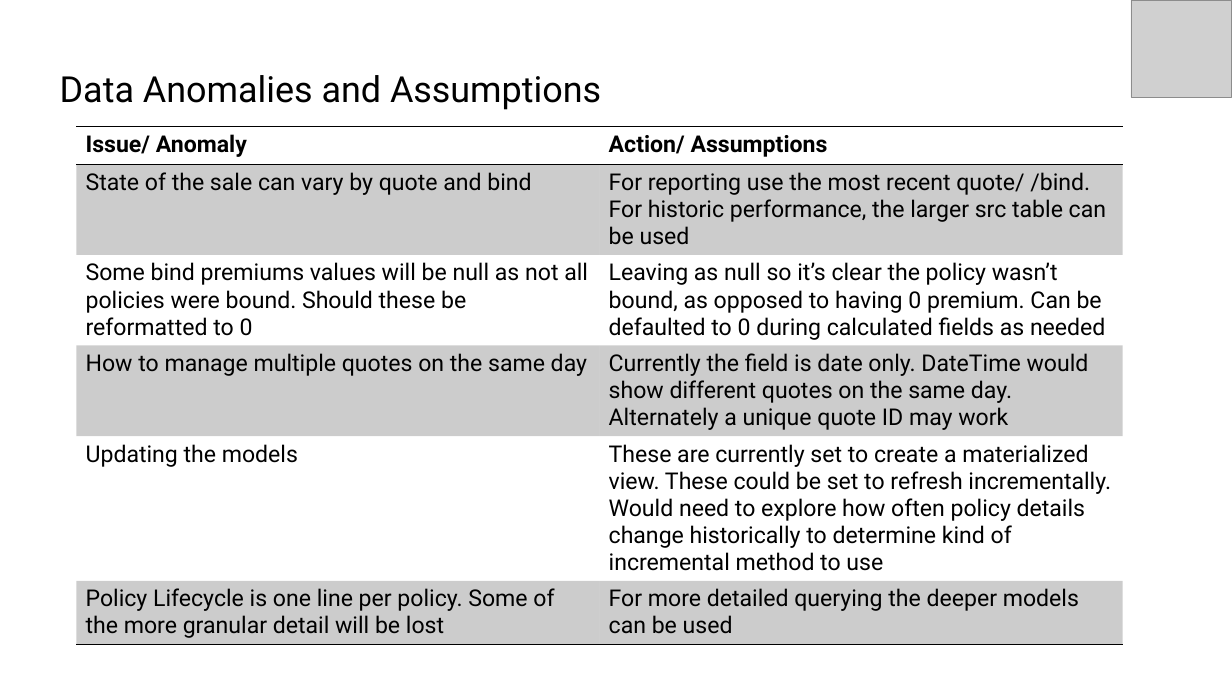
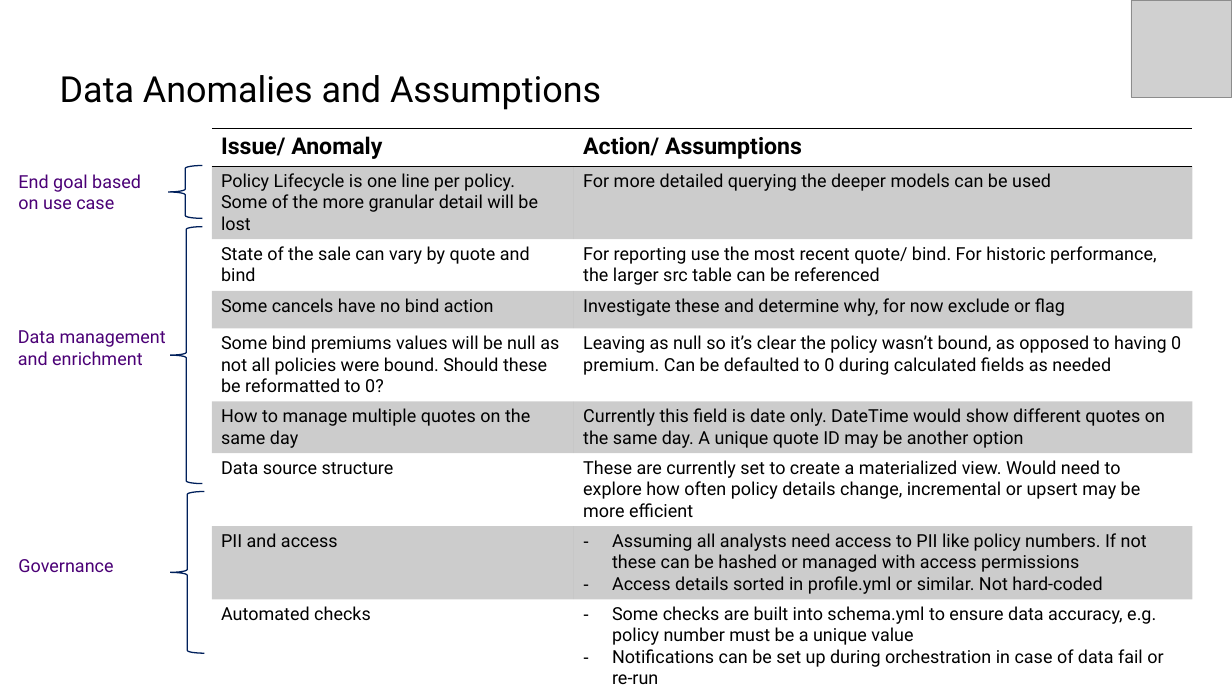
Before and after one commit to C-Monsta/IAG-Take-Home-Test, a slide deck: slide 5 of IAG Take Home Exercise.pptx (slide 8 before the commit). Drawn at 1232x693 pixels with LibreOffice and Linux fonts; fonts in the diff are those of the drawing; grey boxes stand for pictures. Boxes give left, top, right and bottom in pixels: in the first picture for what was removed or moved away, otherwise in the second. Text is boxed around its words. In the diff, an @@ line names an element or a change of style, - is before the commit and + after.

Commit message:
Add dbt SQL models and project files

```diff
--- a/IAG Take Home Exercise.pptx
+++ b/IAG Take Home Exercise.pptx
@@ table at [212,128,1192,688] @@
-row 2: State of the sale can vary by quote and bind | For reporting use the most recent quote/ /bind. For historic performance, the larger src table can be used
-row 3: Some bind premiums values will be null as not all policies were bound. Should these be reformatted to 0 | Leaving as null so it’s clear the policy wasn’t bound, as opposed to having 0 premium. Can be defaulted to 0 during calculated fields as needed
-row 4: How to manage multiple quotes on the same day | Currently the field is date only. DateTime would show different quotes on the same day. Alternately a unique quote ID may work
-row 5: Updating the models | These are currently set to create a materialized view. These could be set to refresh incrementally. Would need to explore how often policy details change historically to determine kind of incremental method to use
+row 3: State of the sale can vary by quote and bind | For reporting use the most recent quote/ bind. For historic performance, the larger src table can be referenced
+row 4: Some cancels have no bind action | Investigate these and determine why, for now exclude or flag
+row 5: Some bind premiums values will be null as not all policies were bound. Should these be reformatted to 0? | Leaving as null so it’s clear the policy wasn’t bound, as opposed to having 0 premium. Can be defaulted to 0 during calculated fields as needed
+row 6: How to manage multiple quotes on the same day | Currently this field is date only. DateTime would show different quotes on the same day. A unique quote ID may be another option
+row 7: Data source structure | These are currently set to create a materialized view. Would need to explore how often policy details change, incremental or upsert may be more efficient
+row 8: PII and access | Assuming all analysts need access to PII like policy numbers. If not these can be hashed or managed with access permissions / Access details sorted in profile.yml or similar. Not hard-coded
+row 9: Automated checks | Some checks are built into schema.yml to ensure data accuracy, e.g. policy number must be a unique value / Notifications can be set up during orchestration in case of data fail or re-run
@@ table: place and size @@
-table at [77,127,1123,654]
+table at [212,128,1192,688]
@@ text added at [18,174,141,209], 14 pt, text #4B0076 @@
+End goal based on use case
@@ left brace added at [168,165,202,218], outline #00205B 1 pt @@
@@ left brace added at [170,226,202,483], outline #00205B 1 pt @@
@@ text added at [18,330,166,365], 14 pt, text #4B0076 @@
+Data management and enrichment
@@ left brace added at [170,492,204,653], outline #00205B 1 pt @@
@@ text added at [18,559,113,572], 14 pt, text #4B0076 @@
+Governance
```
Also in this commit, not shown: 7 other slides changed, 1 slide added, 2 other files.
